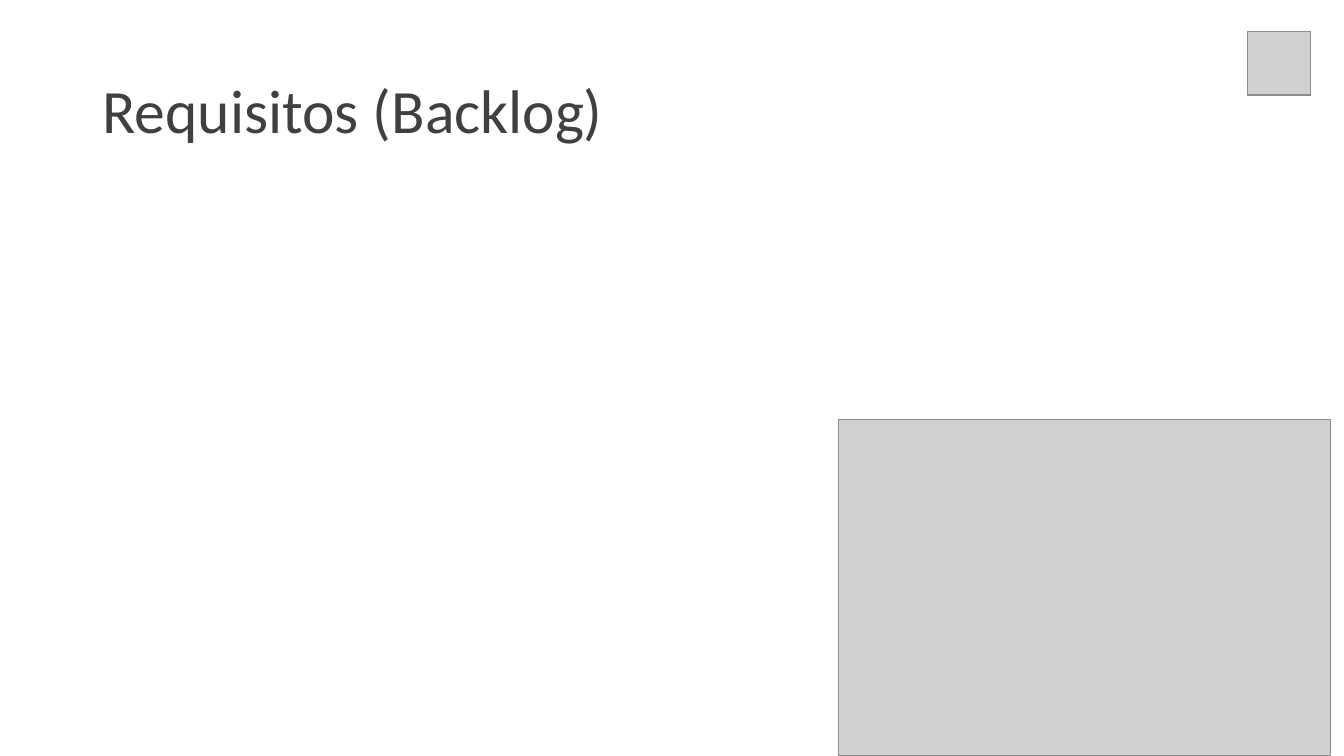
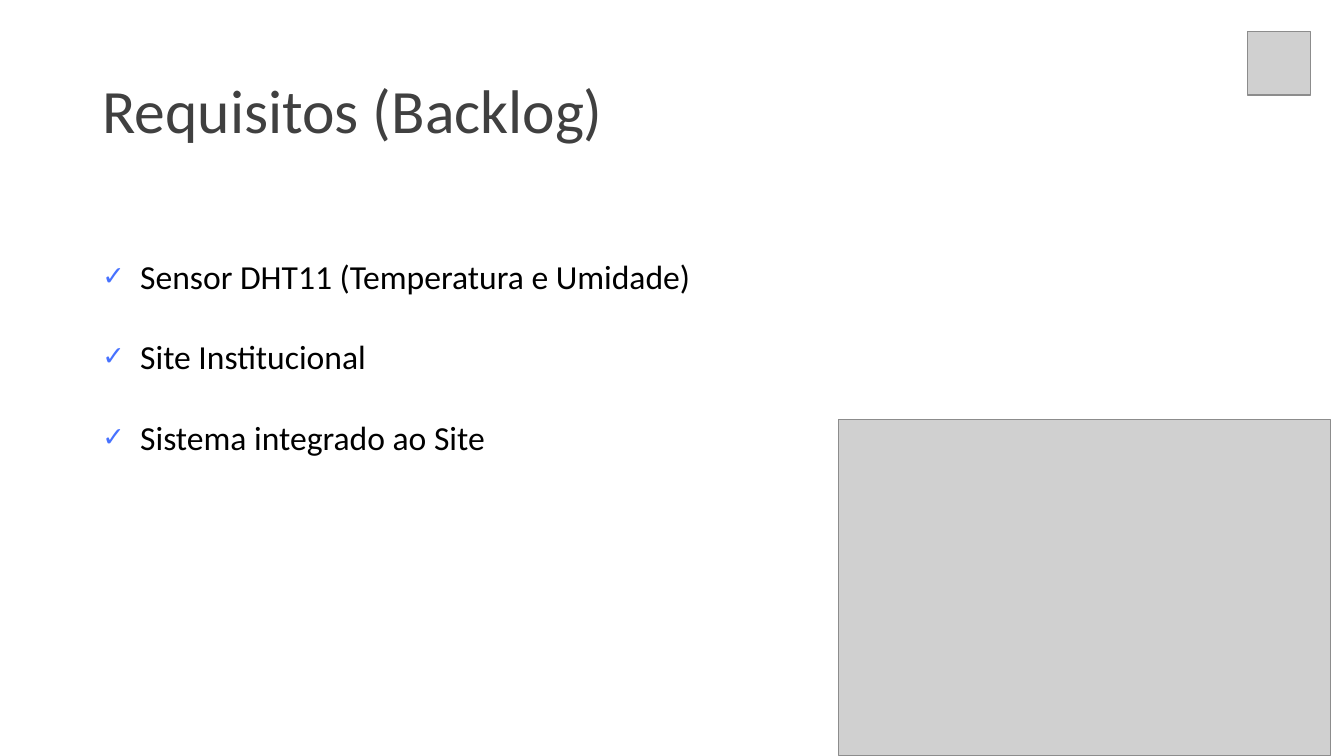
Before and after one commit to gui-ss/projeto-bandtec, a slide deck: slide 11 of Documentação/chameleon.pptx (slide 10 before the commit). Drawn at 1344x756 pixels with LibreOffice and Linux fonts; fonts in the diff are those of the drawing; grey boxes stand for pictures. Boxes give left, top, right and bottom in pixels: in the first picture for what was removed or moved away, otherwise in the second. Text is boxed around its words. In the diff, an @@ line names an element or a change of style, - is before the commit and + after.

```diff
--- a/Documentação/chameleon.pptx
+++ b/Documentação/chameleon.pptx
@@ text added at [140, 264, 690, 456], 24 pt, text #000000 @@
+✓ Sensor DHT11 (Temperatura e Umidade)
+✓ Site Institucional
+✓ Sistema integrado ao Site
```
Also in this commit, not shown: 4 other slides changed, 3 slides added, 1 slide removed.
